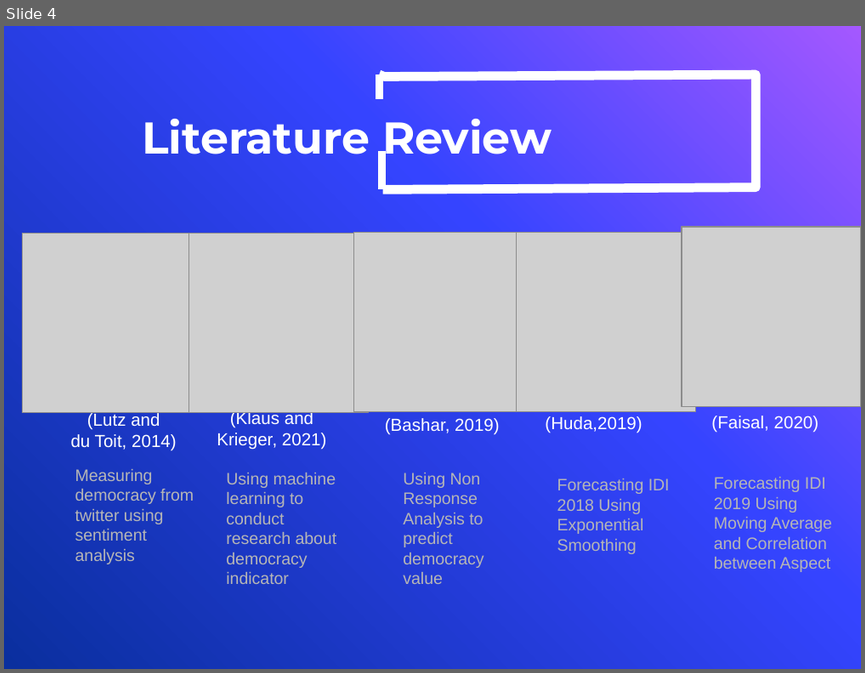
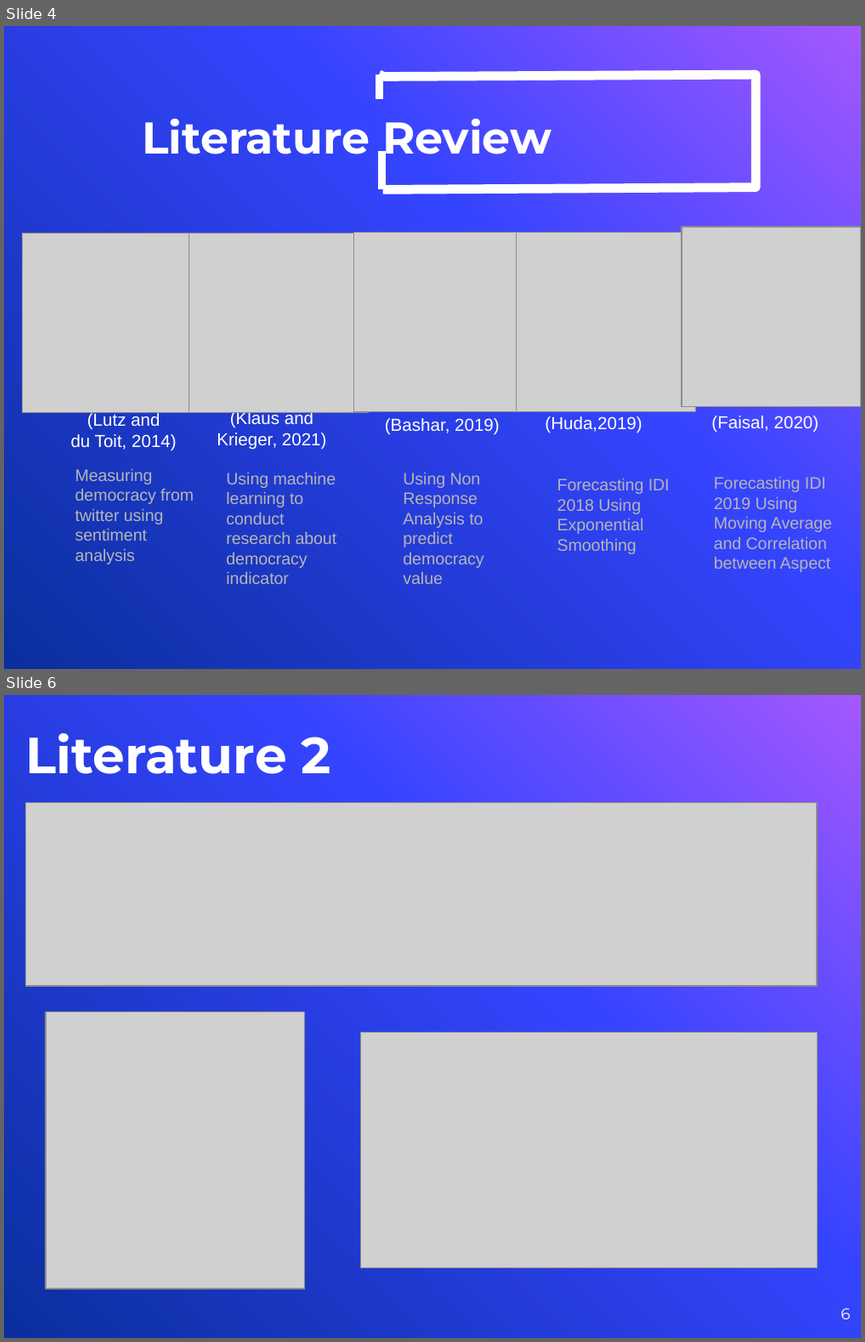
Before and after one commit to novanurviana/catatanbimbingan, a slide deck: bab 1.pptx. Shown one above the other, each under a label of ours: slide 4 before the commit, slides 4 and 6 after it; the slides between them are not shown. The pictures are 865x673 and 865x1342 pixels, drawn with LibreOffice and Linux fonts; fonts in the diff are those of the drawing; grey boxes stand for pictures; background and template pictures are left out. Boxes give left, top, right and bottom in pixels: in the first picture for what was removed or moved away, otherwise in the second. Text is boxed around its words. In the diff, an @@ line names an element or a change of style, - is before the commit and + after.

```diff
--- a/bab 1.pptx
+++ b/bab 1.pptx
@@ slide 6 added at bbox=[4, 695, 861, 1338], background picture (left out) @@
@@ title added at bbox=[26, 733, 331, 774], 32 pt, text #FFFFFF, bold @@
+Literature 2
@@ picture added at bbox=[26, 802, 817, 985] @@
@@ picture added at bbox=[45, 1011, 304, 1288] @@
@@ picture added at bbox=[360, 1032, 817, 1267] @@
@@ page number added at bbox=[840, 1308, 850, 1319], 9.8 pt, text #FFFFFF @@
+6
```
Also in this commit, not shown: 6 other slides added, 2 other files.
